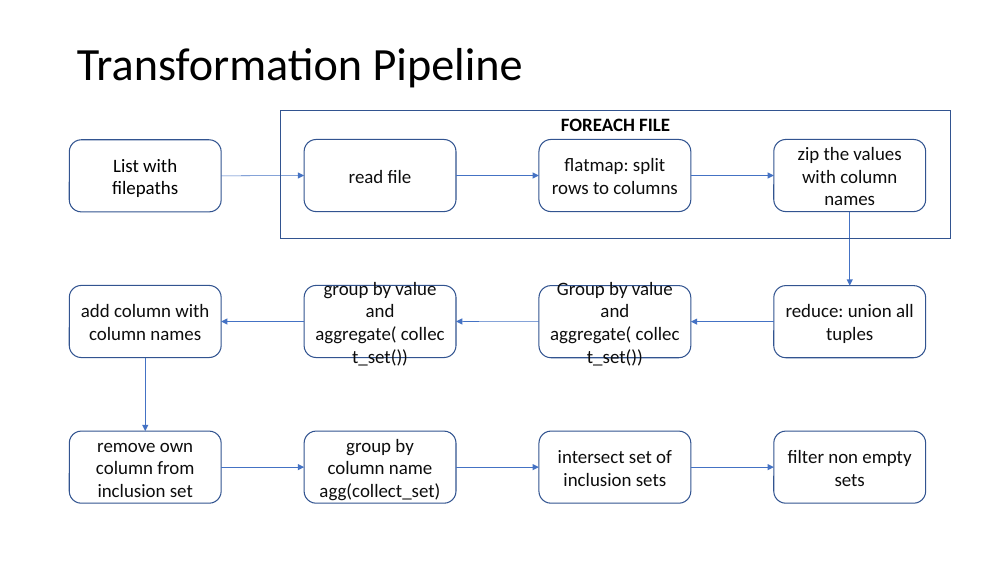
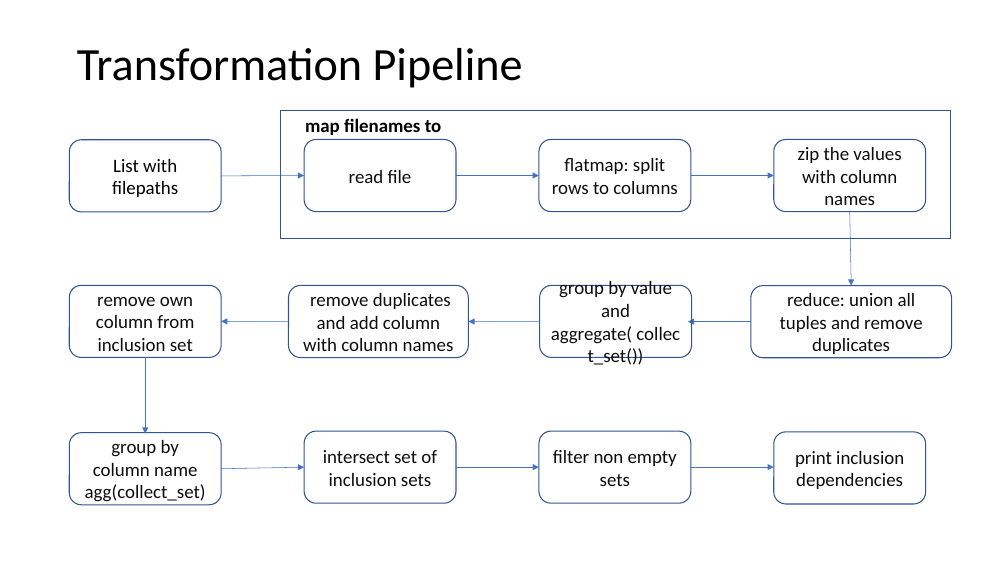
Before and after one commit to olivernordemann/ddm, a slide deck: slide 2 of spark-tutorial/DDM SPARK HOMEWORK TRANSFORMATION PIPELINE.pptx. Drawn at 1008x567 pixels with LibreOffice and Linux fonts; fonts in the diff are those of the drawing. Boxes give left, top, right and bottom in pixels: in the first picture for what was removed or moved away, otherwise in the second. Text is boxed around its words. In the diff, an @@ line names an element or a change of style, - is before the commit and + after.

Commit message:
update slide little improvements

```diff
--- a/spark-tutorial/DDM SPARK HOMEWORK TRANSFORMATION PIPELINE.pptx
+++ b/spark-tutorial/DDM SPARK HOMEWORK TRANSFORMATION PIPELINE.pptx
@@ text at bbox=[305, 118, 442, 135]: text changed @@
-FOREACH FILE
+map filenames to
@@ rounded rectangle "remove own column from inclusion ...": place and size @@
-rounded rectangle "remove own column from inclusion ..." at bbox=[70, 431, 222, 503]
+rounded rectangle "remove own column from inclusion ..." at bbox=[70, 285, 222, 357]
@@ rounded rectangle "remove duplicates and add column ...": place and size @@
-rounded rectangle "remove duplicates and add column ..." at bbox=[70, 286, 222, 358]
+rounded rectangle "remove duplicates and add column ..." at bbox=[289, 286, 469, 358]
@@ text in rounded rectangle at bbox=[303, 293, 454, 351]: text changed @@
-add column with column names
+remove duplicates and add column with column names
@@ rounded rectangle removed at bbox=[539, 286, 691, 358] @@
-Group by value and aggregate( collect_set())
@@ rounded rectangle "group by value and aggregate( ...": place and size @@
-rounded rectangle "group by value and aggregate( ..." at bbox=[304, 286, 456, 358]
+rounded rectangle "group by value and aggregate( ..." at bbox=[540, 285, 692, 357]
@@ rounded rectangle "reduce: union all tuples and ...": place and size @@
-rounded rectangle "reduce: union all tuples and ..." at bbox=[774, 286, 926, 358]
+rounded rectangle "reduce: union all tuples and ..." at bbox=[751, 286, 951, 358]
@@ text in rounded rectangle at bbox=[780, 293, 922, 354]: text changed @@
-reduce: union all tuples
+reduce: union all tuples and remove duplicates
@@ arrow moved from (539, 321) - (456, 321) to (289, 321) - (222, 321) @@
@@ arrow moved from (304, 321) - (222, 321) to (540, 321) - (469, 321) @@
@@ arrow moved from (774, 321) - (691, 321) to (751, 321) - (688, 321) @@
@@ arrow moved from (145, 358) - (145, 431) to (145, 358) - (145, 434) @@
@@ 3 rounded rectangles: place and size @@
-3 rounded rectangles at bbox=[304, 431, 926, 503]
+3 rounded rectangles at bbox=[70, 431, 691, 504]
@@ rounded rectangle added at bbox=[774, 432, 926, 504], outline #325491 1 pt, 18 pt, text #0D0D0D @@
+print inclusion dependencies
```
Also in this commit, not shown: 1 other file.
